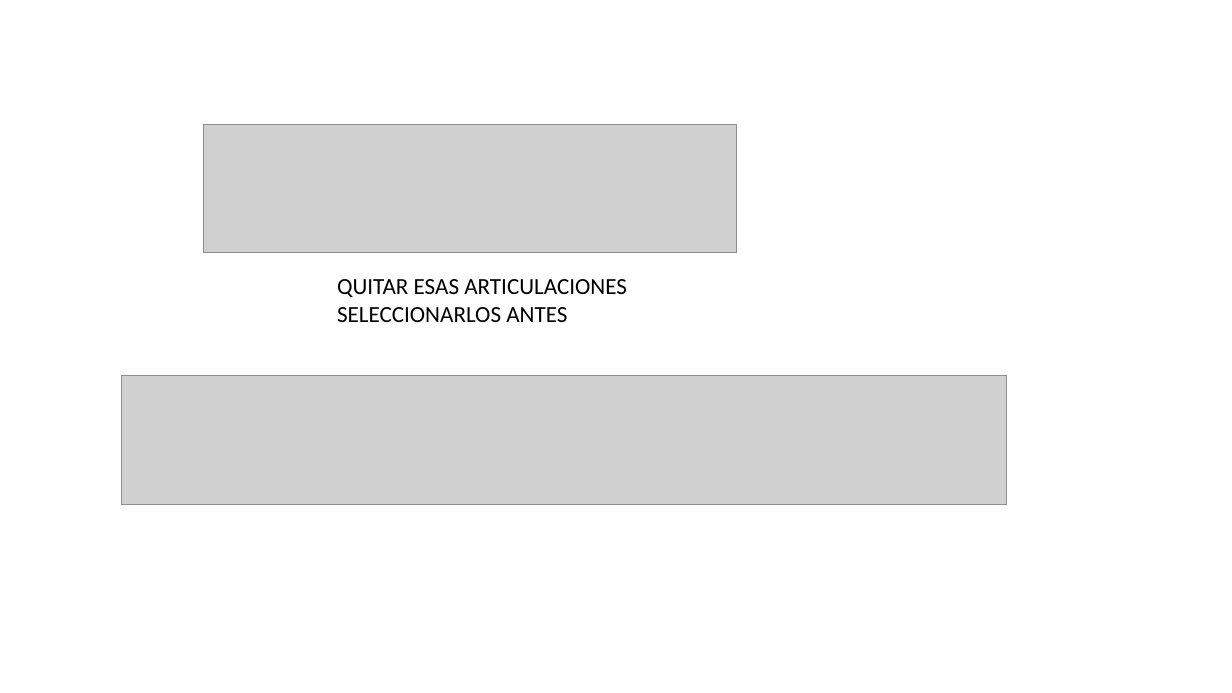
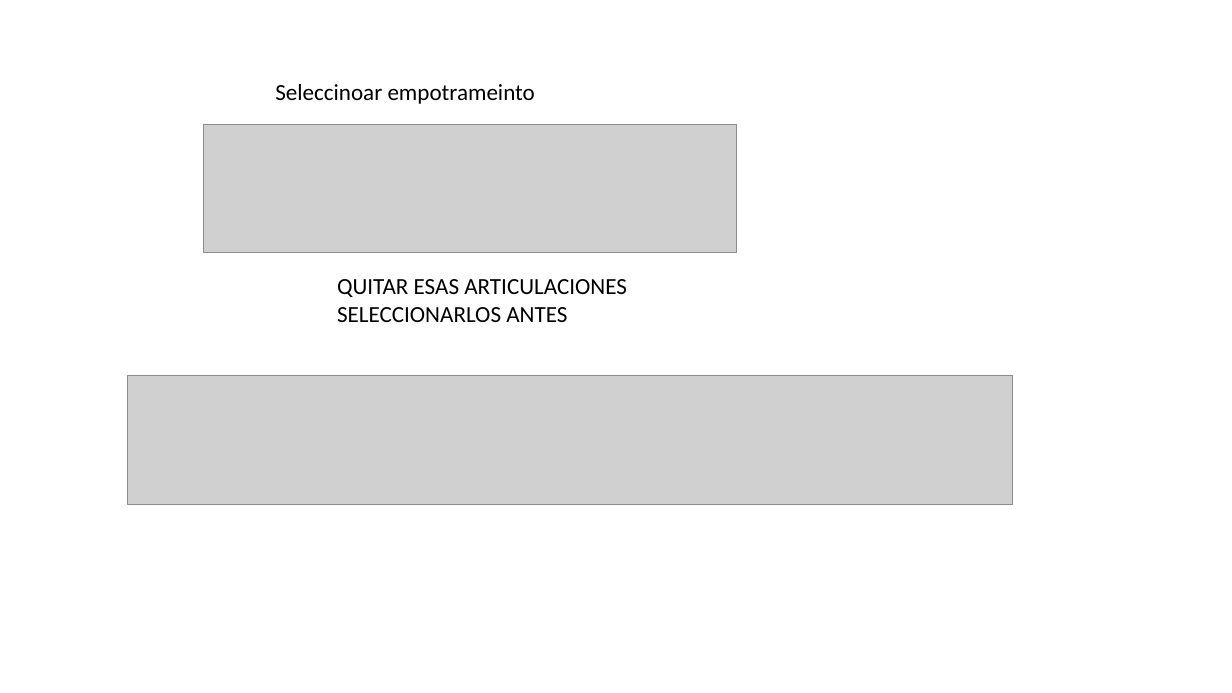
Before and after one commit to IvanRiveraU/gitPrimer-Semestre-25, a slide deck: slide 16 of PRACTICA ETBS/Ejercicio 3/Presentación ejercicio 3.pptx. Drawn at 1232x693 pixels with LibreOffice and Linux fonts; fonts in the diff are those of the drawing; grey boxes stand for pictures. Boxes give left, top, right and bottom in pixels: in the first picture for what was removed or moved away, otherwise in the second. Text is boxed around its words. In the diff, an @@ line names an element or a change of style, - is before the commit and + after.

```diff
--- a/PRACTICA ETBS/Ejercicio 3/Presentación ejercicio 3.pptx
+++ b/PRACTICA ETBS/Ejercicio 3/Presentación ejercicio 3.pptx
@@ text added at (275,84,535,104), 18 pt, text #000000 @@
+Seleccinoar empotrameinto
@@ picture: place and size @@
-picture at (121,375,1006,505)
+picture at (128,375,1013,505)
```
Also in this commit, not shown: 1 slide added, 1 slide removed, 13 other files.
